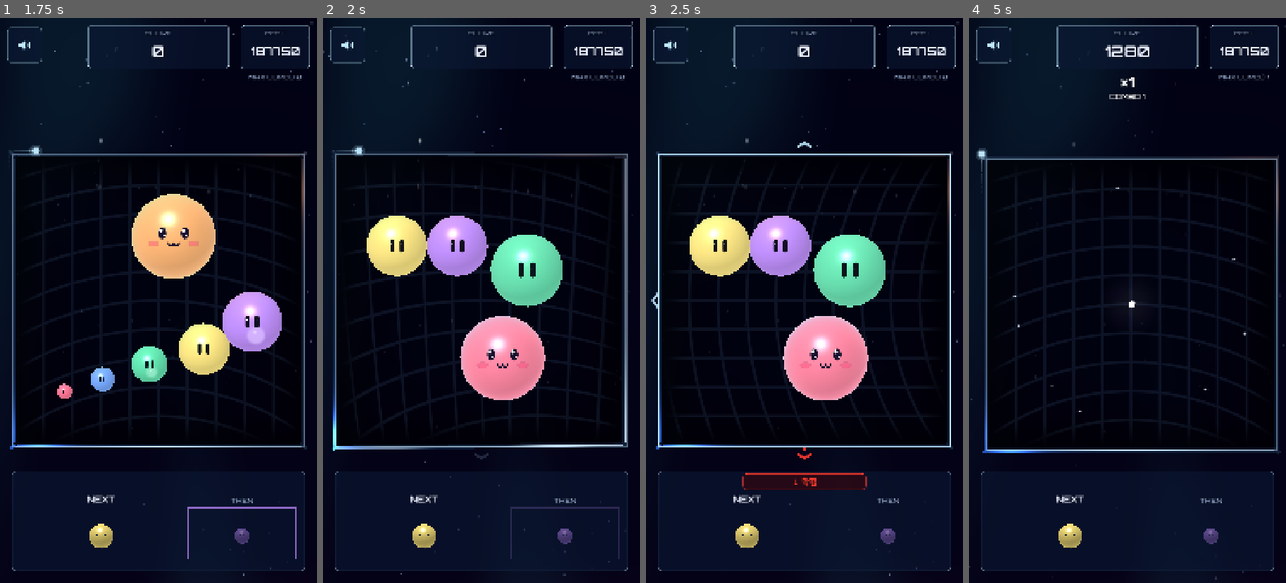
Above: before the commit, frames 1-4 (left to right).
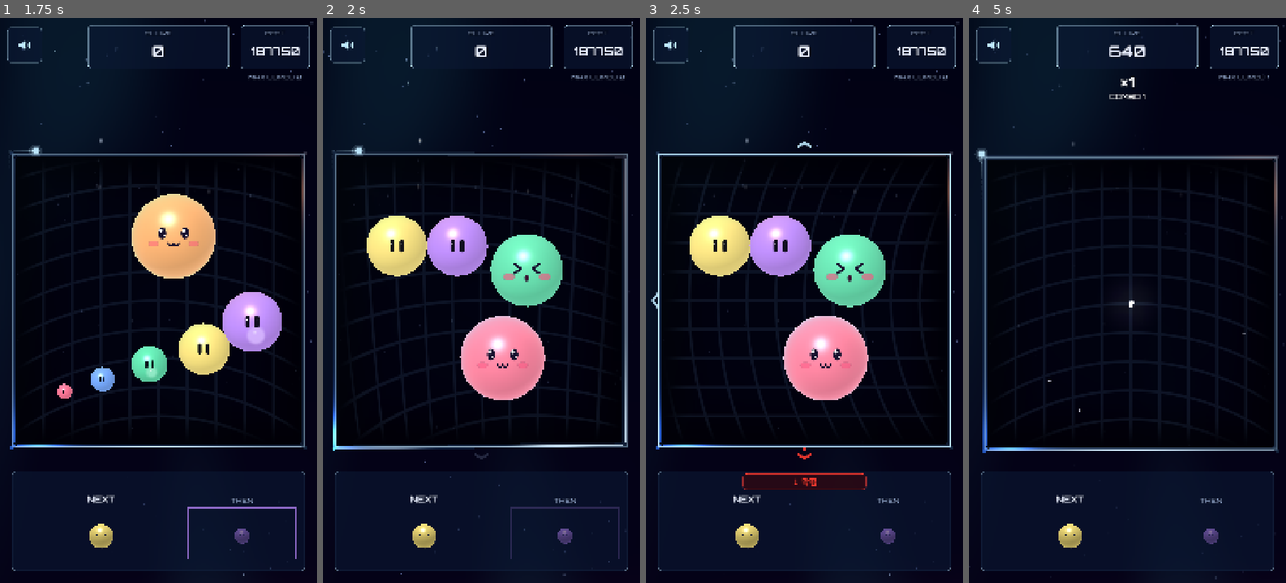
Above: after the commit, the same moments.

Repository: jeongmo-dot/gravity_orb
Game: Godot game, scene res://tests/spike/CaptureScreens.tscn
The game is run twice, just before and just after one commit, with the same random seed, the same clock (stepped at 60 frames per second) and the same inputs. This scene is started directly instead of the project's main scene.
Inputs (mouse positions are in pixels of both pictures, inside the frame that each line leads up to):
- Up to frame 1 (1.75 s): move the mouse to (228, 272) at 0.52 s; hold Right (gravity_right) 0.53-1.25 s; click (228, 272) at 0.67 s; drag from (95, 328) to (142, 413) at 1.27 s
- Up to frame 2 (2 s): no input
- Up to frame 3 (2.5 s): move the mouse to (836, 176) at 2.02 s; hold Right (gravity_right) from 2.03 s (still down)
- Up to frame 4 (5 s): release Right (gravity_right) at 2.75 s; drag from (1111, 413) to (1032, 215) at 2.77 s; move the mouse to (1222, 385) at 3.52 s; hold Left (gravity_left) 3.53-4.25 s; drag from (1032, 215) to (1079, 159) at 4.27 s

Frame 1 is identical in both runs. In frame 2, 0.2% of the frame differs, in the area x 56-72%, y 43-47%; in frame 3, 0.2%; in frame 4, 3.2%, in the area x 0-100%, y 0-99%.

Commit message:
[#120 추가 요구 1] JELLY 대폭발을 L6로 조정

Diff:
--- a/config/GameConfig.gd
+++ b/config/GameConfig.gd
@@ -109,7 +109,7 @@
 @export var chain_reaction_delay: float = 0.2
 @export var blast_enabled: bool = true
 @export var blast_min_level: int = 4
-@export var jelly_blast_min_level: int = 7
+@export var jelly_blast_min_level: int = 6
 @export var blast_push_radius_by_level: PackedFloat32Array = PackedFloat32Array(
 	[0.0, 0.0, 0.0, 0.3, 0.55, 1.0, 1.0]
 )
--- a/config/default_config.tres
+++ b/config/default_config.tres
@@ -76,7 +76,7 @@
 chain_reaction_delay = 0.2
 blast_enabled = true
 blast_min_level = 4
-jelly_blast_min_level = 7
+jelly_blast_min_level = 6
 blast_push_radius_by_level = PackedFloat32Array(0, 0, 0, 0.3, 0.55, 1, 1)
 blast_speed = 900.0
 blast_far_factor = 0.4
--- a/tests/spike/capture_screens.gd
+++ b/tests/spike/capture_screens.gd
@@ -13,8 +13,8 @@
 	"03_jelly_result.png",
 	"04_jelly_gameplay.png",
 	"05_jelly_final_move.png",
-	"06_jelly_l5_l6_no_blast.png",
-	"07_jelly_l7_blast.png",
+	"06_jelly_l5_no_blast_l6_face.png",
+	"07_jelly_l6_blast.png",
 	"08_jelly_full_down.png",
 	"09_jelly_full_right.png",
 	"10_jelly_eat_00.png",
@@ -197,26 +197,26 @@
 	await _capture_recovered_hud_scenes(main, manager, board, hud)
 
 	board.clear()
-	_spawn_no_blast_pairs(board)
-	await _capture("06_jelly_l5_l6_no_blast.png")
-	board.clear()
-	var first_maximum: Orb3D = board.spawn_orb(
+	_spawn_l5_no_blast_and_l6_faces(board)
+	await _capture("06_jelly_l5_no_blast_l6_face.png")
+	board.clear()
+	var first_blast: Orb3D = board.spawn_orb(
 		OrbTypes.OrbColor.RED,
-		7,
-		Vector2(-140.0, 0.0)
-	)
-	var second_maximum: Orb3D = board.spawn_orb(
+		6,
+		Vector2(-120.0, 0.0)
+	)
+	var second_blast: Orb3D = board.spawn_orb(
 		OrbTypes.OrbColor.BLUE,
-		7,
-		Vector2(140.0, 0.0)
-	)
-	first_maximum.disable_physics()
-	second_maximum.disable_physics()
-	resolver.report_contact(first_maximum, second_maximum, "capture_l7_blast")
+		6,
+		Vector2(120.0, 0.0)
+	)
+	first_blast.disable_physics()
+	second_blast.disable_physics()
+	resolver.report_contact(first_blast, second_blast, "capture_l6_blast")
 	if resolver.flush() != 1:
-		_fail("different-color L7 pair did not produce one capture reaction")
+		_fail("different-color L6 pair did not produce one capture reaction")
 	await get_tree().create_timer(0.06).timeout
-	await _capture("07_jelly_l7_blast.png")
+	await _capture("07_jelly_l6_blast.png")
 
 	board.clear()
 	board.set_gravity(Vector2i.DOWN)
@@ -291,12 +291,12 @@
 	board.clear()
 	director.clear_effects()
 	_spawn_specs(board, [
-		{"color": OrbTypes.OrbColor.RED, "level": 7, "mass": 64.0, "position": Vector2(-140.0, 0.0)},
-		{"color": OrbTypes.OrbColor.BLUE, "level": 7, "mass": 64.0, "position": Vector2(140.0, 0.0)},
+		{"color": OrbTypes.OrbColor.RED, "level": 6, "mass": 32.0, "position": Vector2(-120.0, 0.0)},
+		{"color": OrbTypes.OrbColor.BLUE, "level": 6, "mass": 32.0, "position": Vector2(120.0, 0.0)},
 	])
 	director.play_reaction_visuals({
 		"type": ReactionRules.Type.BLAST,
-		"levels": [7, 7],
+		"levels": [6, 6],
 		"colors": [OrbTypes.OrbColor.RED, OrbTypes.OrbColor.BLUE],
 		"position": Vector2.ZERO,
 	})
@@ -1465,12 +1465,12 @@
 		orb.disable_physics()
 
 
-func _spawn_no_blast_pairs(board: Board3D) -> void:
+func _spawn_l5_no_blast_and_l6_faces(board: Board3D) -> void:
 	_spawn_specs(board, [
 		{"color": OrbTypes.OrbColor.RED, "level": 5, "mass": 16.0, "position": Vector2(-260.0, -150.0)},
 		{"color": OrbTypes.OrbColor.BLUE, "level": 5, "mass": 16.0, "position": Vector2(-60.0, -150.0)},
-		{"color": OrbTypes.OrbColor.GREEN, "level": 6, "mass": 32.0, "position": Vector2(-120.0, 150.0)},
-		{"color": OrbTypes.OrbColor.YELLOW, "level": 6, "mass": 32.0, "position": Vector2(120.0, 150.0)},
+		{"color": OrbTypes.OrbColor.GREEN, "level": 6, "mass": 32.0, "position": Vector2(-180.0, 150.0)},
+		{"color": OrbTypes.OrbColor.YELLOW, "level": 6, "mass": 32.0, "position": Vector2(180.0, 150.0)},
 	])
 
 
--- a/tests/test_config.gd
+++ b/tests/test_config.gd
@@ -293,7 +293,7 @@
 	var config: GameConfig = CONFIG_RESOURCE.duplicate(true) as GameConfig
 	assert_true(config.blast_enabled, "blast enabled")
 	assert_eq(config.blast_min_level, 4, "shared blast minimum level")
-	assert_eq(config.jelly_blast_min_level, 7, "JELLY blast starts at L7 by default")
+	assert_eq(config.jelly_blast_min_level, 6, "JELLY blast starts at L6 by default")
 	assert_eq(
 		config.blast_push_radius_by_level,
 		PackedFloat32Array([0.0, 0.0, 0.0, 0.3, 0.55, 1.0, 1.0]),
--- a/tests/test_jelly_regression.gd
+++ b/tests/test_jelly_regression.gd
@@ -1,7 +1,7 @@
 extends TestCase
 
 const MAIN_SCENE: PackedScene = preload("res://scenes/Main3D.tscn")
-const EXPECTED_REGRESSION_HASH: String = "5656ac3c91d2ff9c828e0c6e7505e24d2ab8f8a189437f4b7927fa372e0c9781"
+const EXPECTED_REGRESSION_HASH: String = "5e00b1f74b76a4e33b443e9fa0a95b85d3717504f9bb55b8736a84e443cff8ea"
 
 
 func test_jelly_full_rule_path_has_stable_render_independent_hash() -> void:
@@ -97,9 +97,9 @@
 	events["absorption_level_up"] = int(events["absorption_level_up"]) + 1
 
 	result = await _apply_pair(
-		board, resolver, OrbTypes.OrbColor.RED, 7, 64.0, OrbTypes.OrbColor.BLUE, 7, 64.0
-	)
-	assert_eq(int(result["type"]), int(ReactionRules.Type.BLAST), "different L7 colors blast")
+		board, resolver, OrbTypes.OrbColor.RED, 6, 32.0, OrbTypes.OrbColor.BLUE, 6, 32.0
+	)
+	assert_eq(int(result["type"]), int(ReactionRules.Type.BLAST), "different L6 colors blast")
 	events["blast"] = int(events["blast"]) + 1
 
 	result = await _apply_pair(
--- a/tests/test_jelly_visuals.gd
+++ b/tests/test_jelly_visuals.gd
@@ -114,11 +114,11 @@
 	Config.data.game_mode = original_mode
 
 
-func test_jelly_default_l7_faces_and_lowered_threshold_mockup_c_without_outline() -> void:
+func test_jelly_default_l6_faces_match_mockup_c_without_outline() -> void:
 	var original_mode: GameConfig.GameMode = Config.data.game_mode
 	var original_jelly_minimum: int = Config.data.jelly_blast_min_level
 	Config.data.game_mode = GameConfig.GameMode.JELLY
-	Config.data.jelly_blast_min_level = 7
+	Config.data.jelly_blast_min_level = 6
 	var board: Board3D = await _create_board()
 	var level_four: Orb3D = board.spawn_orb(0, 4, Vector2(-270.0, 0.0))
 	var level_five: Orb3D = board.spawn_orb(3, 5, Vector2(-90.0, 0.0))
@@ -130,36 +130,30 @@
 	var max_material: ShaderMaterial = level_seven._face.material_override as ShaderMaterial
 
 	assert_true(not bool(regular_material.get_shader_parameter("is_blast_ready")), "L4 keeps normal face")
-	assert_true(not bool(level_five_material.get_shader_parameter("is_blast_ready")), "J7 leaves L5 face normal")
-	assert_true(not bool(level_six_material.get_shader_parameter("is_blast_ready")), "J7 leaves L6 face normal")
+	assert_true(not bool(level_five_material.get_shader_parameter("is_blast_ready")), "J6 leaves L5 face normal")
+	assert_true(bool(level_six_material.get_shader_parameter("is_blast_ready")), "J6 gives L6 the blast-ready face")
 	assert_true(not bool(max_material.get_shader_parameter("is_blast_ready")), "L7 keeps MAX face")
 	assert_true(bool(max_material.get_shader_parameter("is_max")), "L7 remains MAX")
-	assert_true(not level_five.is_blast_armed(), "J7 leaves L5 unarmed")
-	assert_true(not level_six.is_blast_armed(), "J7 leaves L6 unarmed")
-	assert_true(level_seven.is_blast_armed(), "J7 arms only L7")
-	for orb: Orb3D in [level_four, level_five, level_six]:
+	assert_true(not level_five.is_blast_armed(), "J6 leaves L5 unarmed")
+	assert_true(level_six.is_blast_armed(), "J6 arms L6")
+	assert_true(level_seven.is_blast_armed(), "J6 arms L7")
+	for orb: Orb3D in [level_four, level_five]:
 		assert_near(
 			orb._face.scale.x / (orb.get_current_radius() / Orb3D.PIXELS_PER_METER),
 			0.62,
 			0.001,
 			"L%d keeps regular face scale" % orb.level
 		)
-	assert_near(
-		level_seven._face.scale.x / (level_seven.get_current_radius() / Orb3D.PIXELS_PER_METER),
-		1.0,
-		0.001,
-		"L7 MAX face uses full body-radius plate"
-	)
+	for orb: Orb3D in [level_six, level_seven]:
+		assert_near(
+			orb._face.scale.x / (orb.get_current_radius() / Orb3D.PIXELS_PER_METER),
+			1.0,
+			0.001,
+			"L%d special face uses full body-radius plate" % orb.level
+		)
 	for orb: Orb3D in [level_four, level_five, level_six, level_seven]:
 		assert_eq(_forbidden_geometry_count(orb), 0, "JELLY L%d has no outline geometry" % orb.level)
-	await _cleanup(board)
-
-	Config.data.jelly_blast_min_level = 5
-	board = await _create_board()
-	var lowered_threshold: Orb3D = board.spawn_orb(3, 5, Vector2.ZERO)
-	var blast_material: ShaderMaterial = lowered_threshold._face.material_override as ShaderMaterial
-	assert_true(lowered_threshold.is_blast_armed(), "lowered threshold keeps blast face code available")
-	assert_true(bool(blast_material.get_shader_parameter("is_blast_ready")), "lowered threshold uses blast-ready face")
+	var blast_material: ShaderMaterial = level_six_material
 	assert_eq(blast_material.get_shader_parameter("blast_eye_outer_top"), Vector2(0.32, -0.16), "blast eye outer top")
 	assert_eq(blast_material.get_shader_parameter("blast_eye_inner"), Vector2(0.16, -0.04), "blast eye inner corner")
 	assert_eq(blast_material.get_shader_parameter("blast_eye_outer_bottom"), Vector2(0.32, 0.08), "blast eye outer bottom")
@@ -176,7 +170,6 @@
 		),
 		"blast and MAX blush keep the source pink and use alpha only"
 	)
-	assert_eq(_forbidden_geometry_count(lowered_threshold), 0, "lowered threshold has no outline geometry")
 	await _cleanup(board)
 	Config.data.jelly_blast_min_level = original_jelly_minimum
 	Config.data.game_mode = original_mode
--- a/tests/test_jolt_3d.gd
+++ b/tests/test_jolt_3d.gd
@@ -236,21 +236,25 @@
 	Config.data.game_mode = original_mode
 
 
-func test_jelly_default_l7_blast_readiness_follows_mass_without_outline_geometry() -> void:
+func test_jelly_default_l6_blast_readiness_follows_mass_without_outline_geometry() -> void:
 	var original_mode: GameConfig.GameMode = Config.data.game_mode
 	var original_jelly_minimum: int = Config.data.jelly_blast_min_level
 	Config.data.game_mode = GameConfig.GameMode.JELLY
-	Config.data.jelly_blast_min_level = 7
+	Config.data.jelly_blast_min_level = 6
 	var board: Board3D = await _create_board()
 	var level_five: Orb3D = board.spawn_orb(0, 5, Vector2(-180.0, 0.0))
 	var level_six: Orb3D = board.spawn_orb(1, 6, Vector2(0.0, 0.0))
 	var level_seven: Orb3D = board.spawn_orb(2, 7, Vector2(180.0, 0.0))
-	assert_true(not level_five.is_blast_armed(), "J7 leaves L5 unarmed")
-	assert_true(not level_six.is_blast_armed(), "J7 leaves L6 unarmed")
-	assert_true(level_seven.is_blast_armed(), "J7 arms L7")
+	assert_true(not level_five.is_blast_armed(), "J6 leaves L5 unarmed")
+	assert_true(level_six.is_blast_armed(), "J6 arms L6")
+	assert_true(level_seven.is_blast_armed(), "J6 arms L7")
 	level_five.set_jelly_mass(32.0, Config.data)
 	assert_eq(level_five.level, 6, "mass update reaches displayed L6")
-	assert_true(not level_five.is_blast_armed(), "mass-updated displayed L6 stays unarmed")
+	assert_true(level_five.is_blast_armed(), "mass-updated displayed L6 arms BLAST")
+	assert_true(
+		bool((level_five._face.material_override as ShaderMaterial).get_shader_parameter("is_blast_ready")),
+		"mass-updated L6 switches to the blast-ready face"
+	)
 	level_five.set_jelly_mass(64.0, Config.data)
 	assert_eq(level_five.level, 7, "mass update reaches displayed L7")
 	assert_true(level_five.is_blast_armed(), "mass-updated displayed L7 arms BLAST")
--- a/tests/test_rules.gd
+++ b/tests/test_rules.gd
@@ -266,7 +266,7 @@
 	assert_near(float(capped["result_mass"]), 64.0, 0.001, "JELLY mass caps at 64")
 
 
-func test_jelly_blast_default_l7_threshold_and_absorption_precedence() -> void:
+func test_jelly_blast_default_l6_threshold_and_absorption_precedence() -> void:
 	var cfg: GameConfig = GameConfig.new()
 	cfg.game_mode = GameConfig.GameMode.JELLY
 	cfg.blast_enabled = true
@@ -275,9 +275,9 @@
 	var level_six_default: Dictionary = ReactionRules.classify(0, 6, 1, 6, cfg, 32.0, 32.0)
 	var level_seven_default: Dictionary = ReactionRules.classify(0, 7, 1, 7, cfg, 64.0, 64.0)
 	var level_seven_jackpot: Dictionary = ReactionRules.classify(0, 7, 0, 7, cfg, 64.0, 64.0)
-	assert_eq(level_five_default["type"], ReactionRules.Type.NONE, "default J7 leaves different-color L5")
-	assert_eq(level_six_default["type"], ReactionRules.Type.NONE, "default J7 leaves different-color L6")
-	assert_eq(level_seven_default["type"], ReactionRules.Type.BLAST, "default J7 blasts different-color L7")
+	assert_eq(level_five_default["type"], ReactionRules.Type.NONE, "default J6 leaves different-color L5")
+	assert_eq(level_six_default["type"], ReactionRules.Type.BLAST, "default J6 blasts different-color L6")
+	assert_eq(level_seven_default["type"], ReactionRules.Type.BLAST, "default J6 blasts different-color L7")
 	assert_eq(level_seven_jackpot["type"], ReactionRules.Type.MAX_CLEAR, "same-color L7 keeps jackpot precedence")
 	cfg.jelly_blast_min_level = 0
 	var disabled_result: Dictionary = ReactionRules.classify(0, 6, 1, 6, cfg, 32.0, 32.0)
Not shown, changed: docs/jeongmo_codex_to_claude.md
Not shown, changed: tests/capture_screens.ps1
Not shown, changed: tests/tools/run_jelly_blast_measurement.ps1
